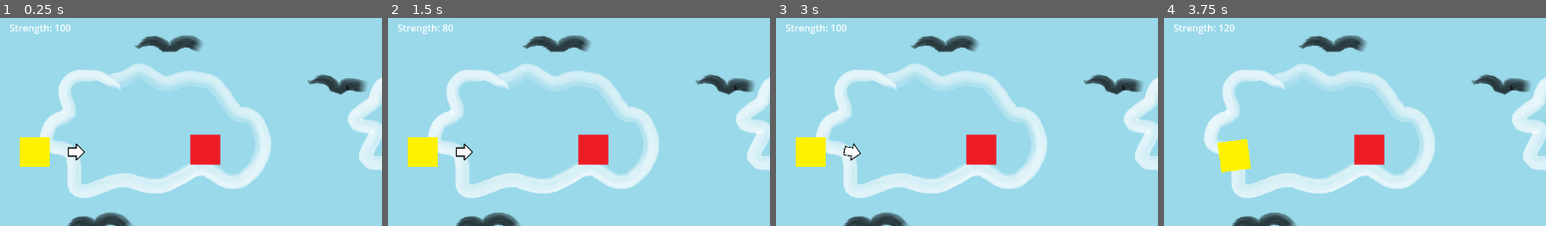
Above: before the commit, frames 1-4 (left to right).
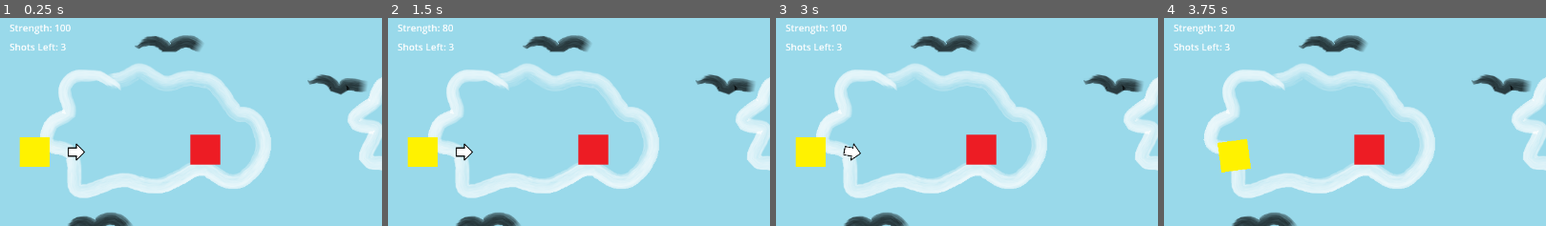
Above: after the commit, the same moments.

Repository: bsu-cs315/E1.1-Hovell
Game: Godot game, scene res://level.tscn
Same seed, same stepped clock (60 frames per second), same inputs: the game is played once before the commit and once after it.
Inputs:
- Up to frame 1 (0.25 s): no input
- Up to frame 2 (1.5 s): tap Enter at 0.5 s; tap E (addStrength) at 0.6 s; tap Q (subtractStrength) at 0.8, 1.35 s; tap Space at 1.25 s
- Up to frame 3 (3 s): tap E (addStrength) at 1.55, 2.1 s; tap Enter at 2 s; tap Q (subtractStrength) at 2.3 s; tap Space at 2.75 s; tap S (addY) at 2.85 s
- Up to frame 4 (3.75 s): tap E (addStrength) at 3.05 s; tap Enter at 3.5 s; tap D (launch) at 3.6 s
The pictures show only the part of the screen within x 0-50%, y 0-50%; the shares and areas given below are measured in that part.

The runs differ from the first frame. In frame 1, 0.2% of the frame differs, in the area x 2-18%, y 12-16%; in frame 2, 0.2%; in frame 3, 0.2%; in frame 4, 0.2%.

Commit message:
Add resetShot function to reset shooter's variables after complete shot

Diff:
--- a/hud.gd
+++ b/hud.gd
@@ -1,9 +1,14 @@
-class_name HUD
+class_name HUD extends CanvasLayer
 
-extends CanvasLayer
+@onready var strengthLabel : Label = $StrengthLabel
+@onready var instructionsLabel : Label = $InstructionsLabel
+@onready var shotsLeftLabel : Label = $ShotsLeftLabel
 
 func updateStrength(strength) -> void:
-	$StrengthLabel.text = "Strength: " + str(strength)
+	strengthLabel.text = "Strength: " + str(strength)
 
 func _on_timer_timeout() -> void:
-	$InstructionsLabel.hide()
+	instructionsLabel.hide()
+
+func updateShotsLeft(shotsLeft) -> void:
+	shotsLeftLabel.text = "Shots Left: " + str(shotsLeft)
--- a/hud.tscn
+++ b/hud.tscn
@@ -35,4 +35,11 @@
 one_shot = true
 autostart = true
 
+[node name="ShotsLeftLabel" type="Label" parent="."]
+offset_left = 16.0
+offset_top = 48.0
+offset_right = 98.0
+offset_bottom = 71.0
+text = "Shots Left:"
+
 [connection signal="timeout" from="Timer" to="." method="_on_timer_timeout"]
--- a/level.gd
+++ b/level.gd
@@ -1,11 +1,16 @@
-extends Node2D
+class_name Level extends Node2D
 
 @onready var shooterObject : Shooter = $Shooter
 @onready var hudObject : HUD = $HUD
 @onready var arrowSprite : Sprite2D = $Arrow
+@onready var startPosition : Marker2D = $ShooterStartPos
+
+var shotsLeft : int = 3
 
 func _ready() -> void:
+	shooterObject.resetShot(startPosition.position)
 	hudObject.updateStrength(shooterObject.strength)
+	hudObject.updateShotsLeft(shotsLeft)
 
 func _process(_delta: float) -> void:
 	if (Input.is_action_just_pressed("launch")):
@@ -28,7 +33,10 @@
 		shooterObject.subtractY()
 		if (shooterObject.yDirection > -90): arrowSprite.rotation_degrees -= 10
 
-
 func _on_shooter_sleeping_state_changed() -> void:
 	if (shooterObject.isLanded):
-		get_tree().call_deferred("change_scene_to_file", "res://level.tscn")
+		shotsLeft -= 1
+		hudObject.updateShotsLeft(shotsLeft)
+		if (shotsLeft > 0):
+			shooterObject.resetShot(startPosition.position)
+			arrowSprite.show()
--- a/level.tscn
+++ b/level.tscn
@@ -47,4 +47,7 @@
 position = Vector2(640, 360)
 texture = ExtResource("7_ynuv2")
 
+[node name="ShooterStartPos" type="Marker2D" parent="."]
+position = Vector2(58, 236)
+
 [connection signal="sleeping_state_changed" from="Shooter" to="." method="_on_shooter_sleeping_state_changed"]
--- a/obstacle.gd
+++ b/obstacle.gd
@@ -1,5 +1,4 @@
-extends RigidBody2D
-
+class_name Obstacle extends RigidBody2D
 
 func _on_body_entered(_body: Node) -> void:
 	$".".queue_free()
--- a/shooter.gd
+++ b/shooter.gd
@@ -1,15 +1,11 @@
-class_name Shooter
-extends RigidBody2D
+class_name Shooter extends RigidBody2D
 
-var strength : float = 100
-var yDirection : float = 0
-var isShot : bool = false
-var isLanded : bool = false
 @onready var sfxPew : AudioStreamPlayer = $SFXPew
 
-# Called when the node enters the scene tree for the first time.
-func _ready() -> void:
-	gravity_scale = 0
+var strength : float
+var yDirection : float
+var isShot : bool
+var isLanded : bool
 
 func launch() -> void:
 	if (!isShot):
@@ -35,3 +31,11 @@
 
 func _on_body_entered(body: Node) -> void:
 	if (body.name == "GroundTileMap"): isLanded = true
+
+func resetShot(pos) -> void:
+	strength = 100
+	yDirection = 0
+	isShot = false
+	isLanded = false
+	gravity_scale = 0
+	position = pos
